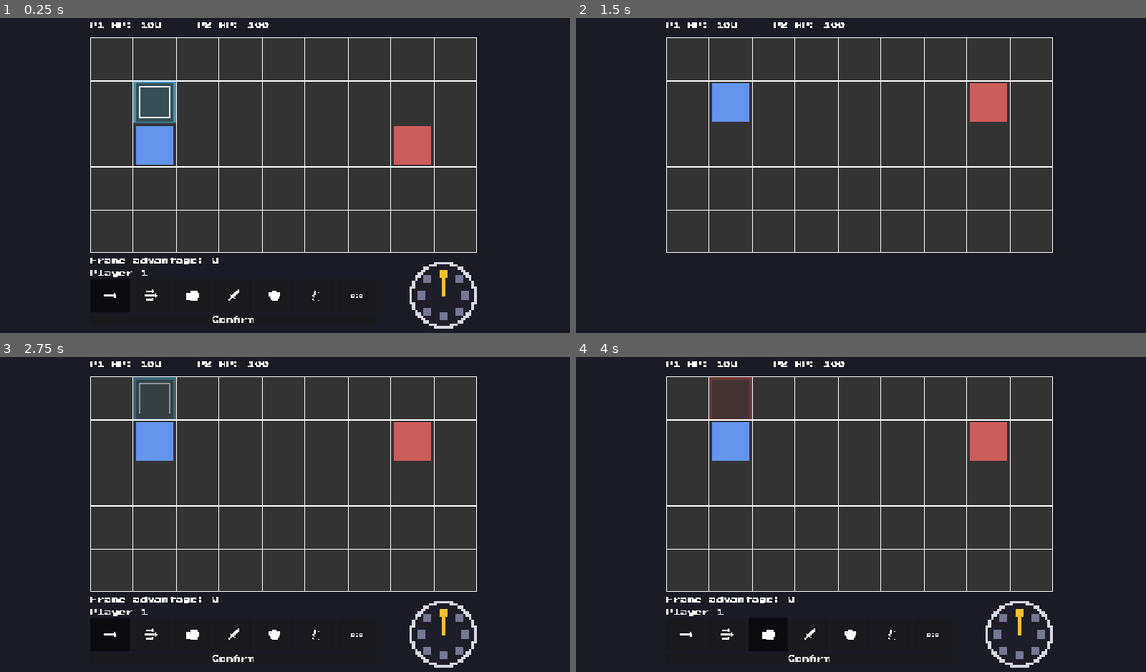
Above: before the commit, frames 1-4 (two rows, left to right).
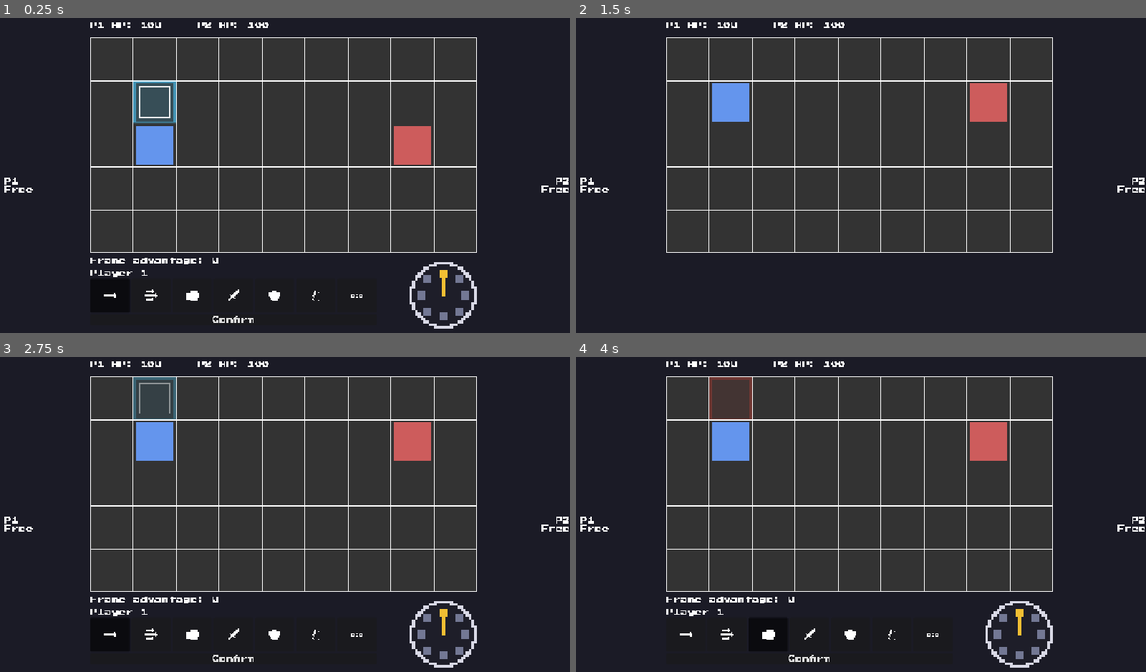
Above: after the commit, the same moments.

Repository: chunaa44/StrategyFighter
Game: Godot game, scene res://scenes/main.tscn
Two runs of this game, one before a commit and one after it. Both use one fixed random seed, a clock stepped at 60 frames per second and the inputs below.
Inputs (mouse positions are in pixels of both pictures, inside the frame that each line leads up to):
- Up to frame 1 (0.25 s): no input
- Up to frame 2 (1.5 s): click "Confirm" at 0.5 s; click "Confirm" at 1.25 s
- Up to frame 3 (2.75 s): click (108, 634) at 2 s
- Up to frame 4 (4 s): click (729, 634) at 2.75 s; click (769, 634) at 3.5 s

The runs differ from the first frame. In frame 1, 0.2% of the frame differs, in the area x 0-100%, y 50-56%; in frame 2, 0.2%; in frame 3, 0.2%; in frame 4, 0.2%.

Commit message:
Show fighter action status during matches.

Diff:
--- a/project.godot
+++ b/project.godot
@@ -23,6 +23,7 @@
 
 window/size/viewport_width=1280
 window/size/viewport_height=720
+window/size/mode=3
 window/stretch/mode="canvas_items"
 window/stretch/aspect="expand"
 
--- a/scenes/main.tscn
+++ b/scenes/main.tscn
@@ -132,3 +132,16 @@
 offset_top = 538.0
 offset_right = 248.0
 offset_bottom = 554.0
+
+[node name="P1StatusLabel" type="Label" parent="." unique_id=714528059]
+offset_left = 16.0
+offset_top = 360.0
+offset_right = 56.0
+offset_bottom = 376.0
+
+[node name="P2StatusLabel" type="Label" parent="." unique_id=550013474]
+offset_left = 1088.0
+offset_top = 360.0
+offset_right = 1280.0
+offset_bottom = 376.0
+horizontal_alignment = 2
--- a/scripts/main.gd
+++ b/scripts/main.gd
@@ -13,6 +13,8 @@
 @onready var effects = $Effects
 @onready var hp_label = $HpLabel
 @onready var advantage_label = $AdvantageLabel
+@onready var p1_status_label = $P1StatusLabel
+@onready var p2_status_label = $P2StatusLabel
 @onready var restart_button = $RestartButton
 
 
@@ -71,8 +73,35 @@
 func refresh_view():
 	update_fighter_positions()
 	update_hp_label()
+	update_status_labels()
 	fighter1.update_color()
 	fighter2.update_color()
+
+
+# a dash or lunge in startup shows no numbers, the length would reveal which of the two it is
+func status_text(title, fighter):
+	var text = title + "\n"
+	if fighter.hitstun_ticks > 0:
+		return text + "Stunned " + str(fighter.hitstun_ticks)
+	if fighter.current_action == "none":
+		return text + "Free"
+	if fighter.is_disguised():
+		return text + "Rush ?/?\nStartup"
+
+	var action = fighter.current_action
+	text += action + " " + str(fighter.action_tick) + "/" + str(Actions.total_ticks(action)) + "\n"
+	if fighter.in_active_frames():
+		text += "Active"
+	elif fighter.in_recovery():
+		text += "Recovery"
+	else:
+		text += "Startup"
+	return text
+
+
+func update_status_labels():
+	p1_status_label.text = status_text("P1", fighter1)
+	p2_status_label.text = status_text("P2", fighter2)
 
 
 func update_hp_label():
--- a/scripts/pick_screen.gd
+++ b/scripts/pick_screen.gd
@@ -80,12 +80,12 @@
 		start_player_turn(2)
 
 
+# the title never names the running action, the other player sits at the same screen
 func start_player_turn(player_number):
 	current_player = player_number
 	var title = "Player " + str(player_number)
-	var action_name = running[player_number - 1]
-	if action_name != "none":
-		title += "   Hold keeps " + action_name
+	if running[player_number - 1] != "none":
+		title += "   Hold keeps current action"
 	title_label.text = title
 	reset_selection(player_number)
 
